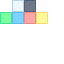
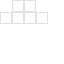
Comparing the layer stacks of the two 64px x 64px images. Changes:
painted on "Pasted Layer" over [0, 0, 48, 24]
